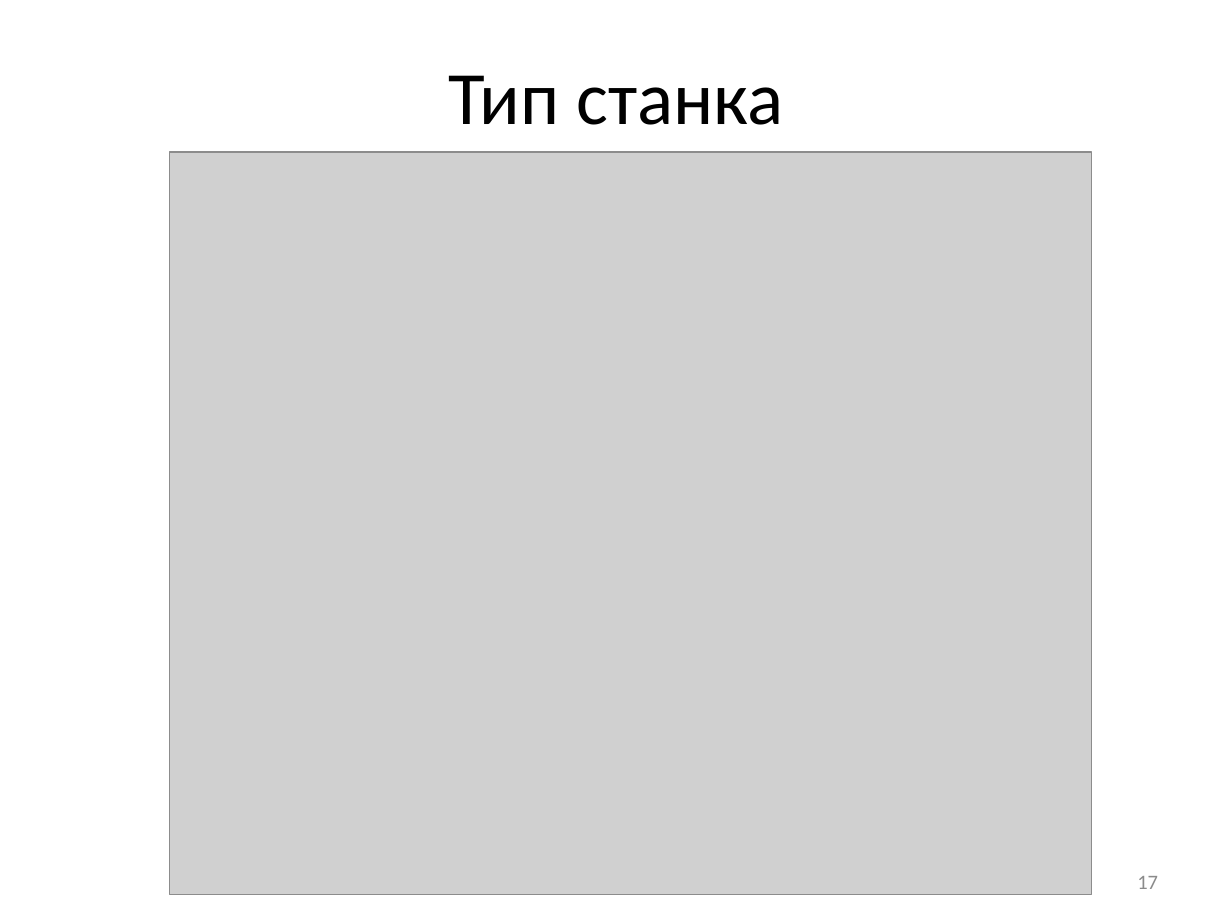
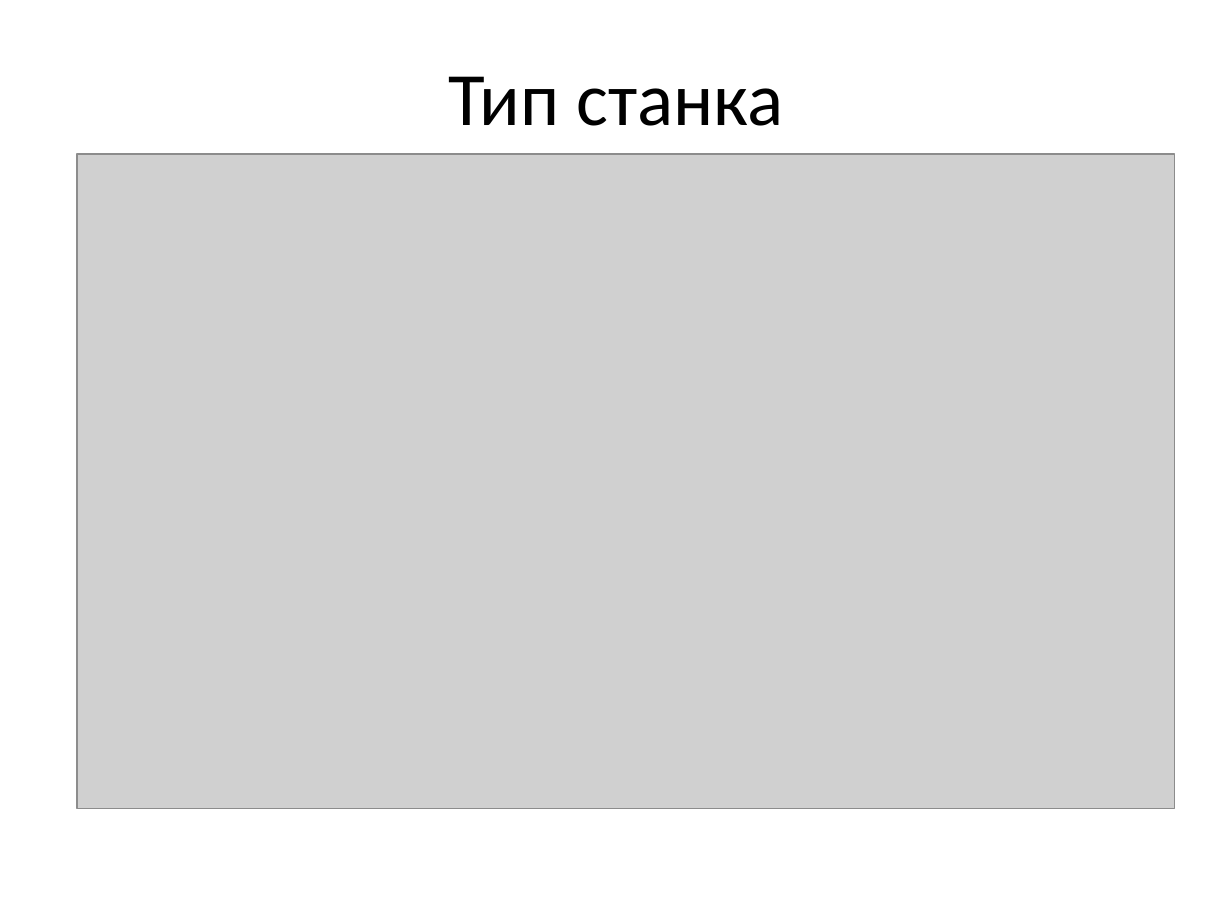
Before and after one commit to stden/diplomx, a slide deck: slide 15 of Кудрявцев Иван Владиславович/Презентация к диплому.pptx (slide 17 before the commit). Drawn at 1232x924 pixels with LibreOffice and Linux fonts; fonts in the diff are those of the drawing; grey boxes stand for pictures. Boxes give left, top, right and bottom in pixels: in the first picture for what was removed or moved away, otherwise in the second. Text is boxed around its words. In the diff, an @@ line names an element or a change of style, - is before the commit and + after.

```diff
--- a/Кудрявцев Иван Владиславович/Презентация к диплому.pptx
+++ b/Кудрявцев Иван Владиславович/Презентация к диплому.pptx
@@ picture: place and size @@
-picture at [170,152,1092,894]
+picture at [76,154,1174,808]
@@ page number removed at [1137,876,1158,889] @@
-17
```
Also in this commit, not shown: 15 other slides changed, 3 slides removed, 2 other files.
